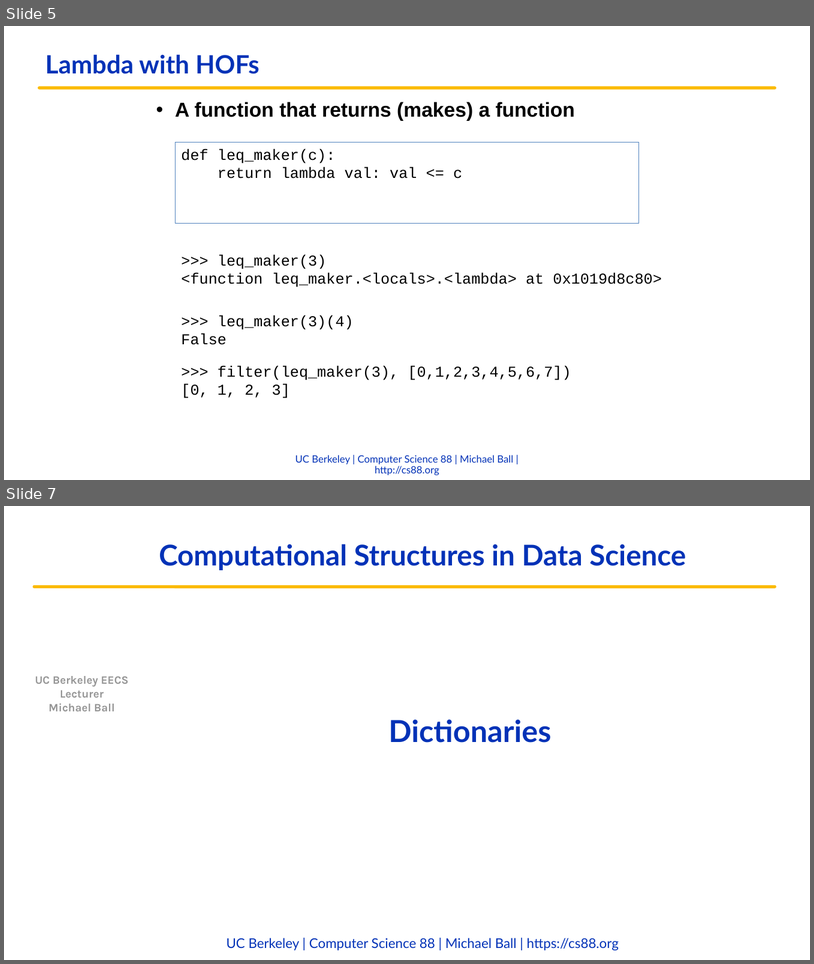
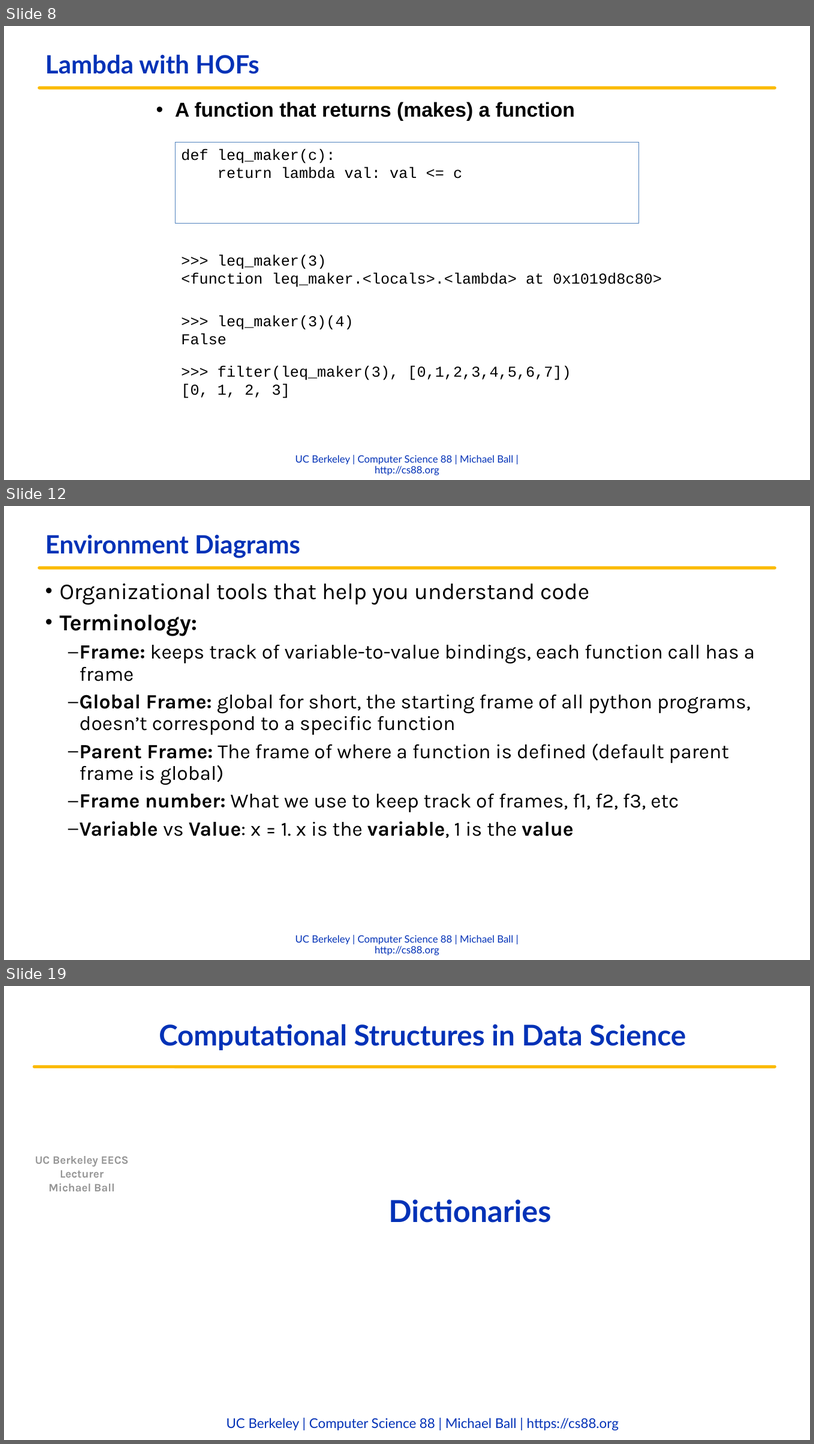
Before and after one commit to cs88-website/fa22, a slide deck: assets/slides/fa22/08-Lambda_Dictionaries.pptx. Shown one above the other, each under a label of ours: slides 5 and 7 before the commit, slides 8, 12 and 19 after it; the slides between them are not shown. The pictures are 814x964 and 814x1444 pixels, drawn with LibreOffice and Linux fonts; fonts in the diff are those of the drawing; background and template pictures are left out. Boxes give left, top, right and bottom in pixels: in the first picture for what was removed or moved away, otherwise in the second. Text is boxed around its words. In the diff, an @@ line names an element or a change of style, - is before the commit and + after.

```diff
--- a/assets/slides/fa22/08-Lambda_Dictionaries.pptx
+++ b/assets/slides/fa22/08-Lambda_Dictionaries.pptx
@@ slide 12 added at [4,506,810,960], background #FFFFFF; not listed: 2 template elements that a slide beside it also shows @@
@@ title added at [45,535,300,558], 30 pt, text #0332B7, bold @@
+Environment Diagrams
@@ text added at [60,583,755,838], 24 pt, text #000000 @@
+• Organizational tools that help you understand code
+• Terminology:
+  – Frame: keeps track of variable-to-value bindings, each function call has a frame
+  – Global Frame: global for short, the starting frame of all python programs, doesn’t correspond to a specific function
+  – Parent Frame: The frame of where a function is defined (default parent frame is global)
+  – Frame number: What we use to keep track of frames, f1, f2, f3, etc
+  – Variable vs Value: x = 1. x is the variable, 1 is the value
@@ what was slide 5 is now slide 8 @@
@@ what was slide 7 is now slide 19 @@
```
Also in this commit, not shown: 1 slide changed, 12 other slides added, 1 slide removed, 3 other files.
